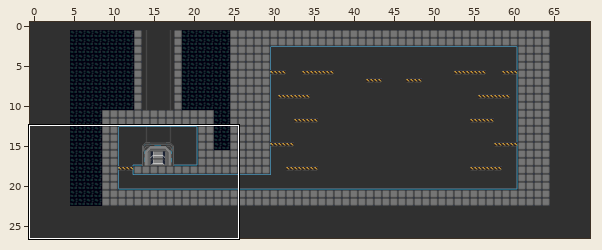
A Tiled map gets an edit: proj/assets/dat/level8.tmx. Above: a wide view before the commit, with the close-up outlined.
Close-up. Before the commit:
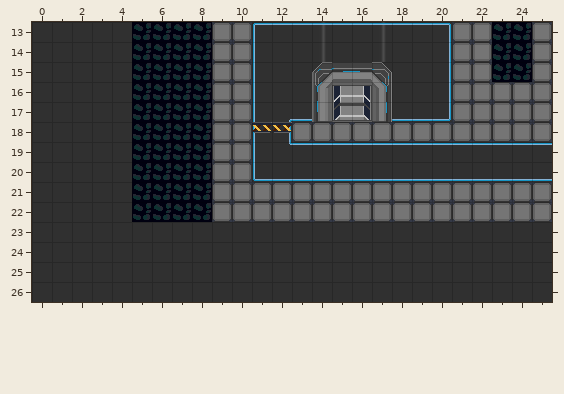
Cells are 20x20 px. Shown: x 0..25, y 13..26. The commit also changed other parts of the map, which this record leaves out. The old version is drawn lined up with the new one.
Once edited:
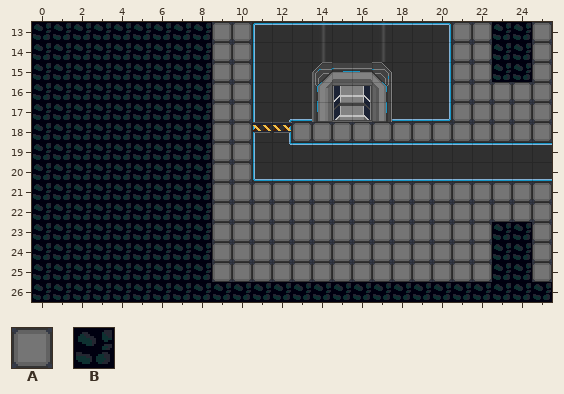
Key: from "defTile": A 20, B 38.
_ is an empty cell.
Diff:
map size 60x22 -> 70x27 cells (old content now starts at 5,1; both pictures use the new coordinates)
Layer "tile":
Tile A now appears in rows 23 to 25 at x 9 to 22 and 25.
Tile B now appears in rows 13 to 22 at x 0 to 4; in rows 23 to 25 at x 0 to 8 and 23 to 24; in row 26 at x 0 to 25.
Pixel boxes of the changes (left, top, right, bottom) in both close-ups:
added: (32, 22, 552, 302)
